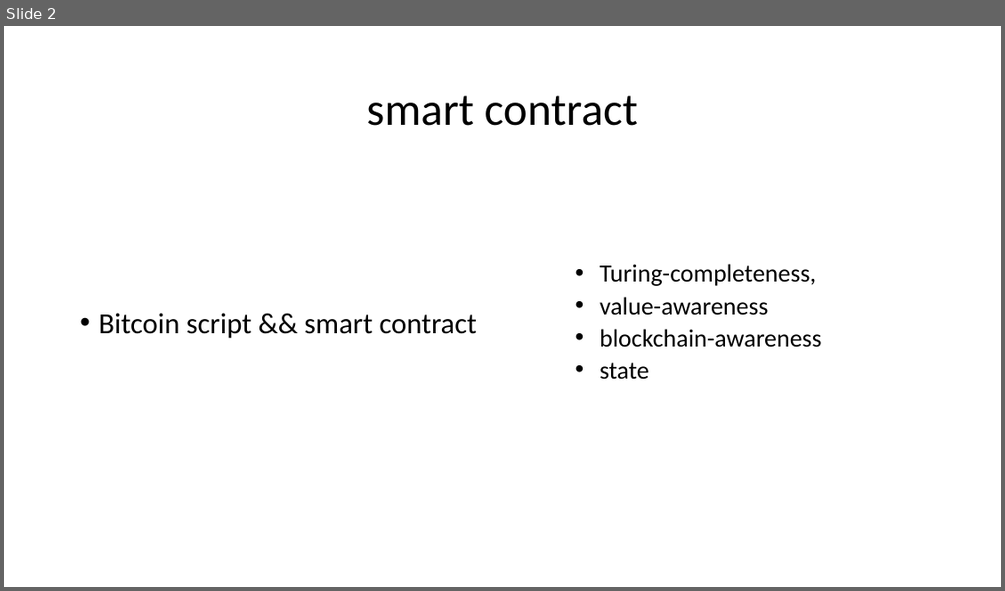
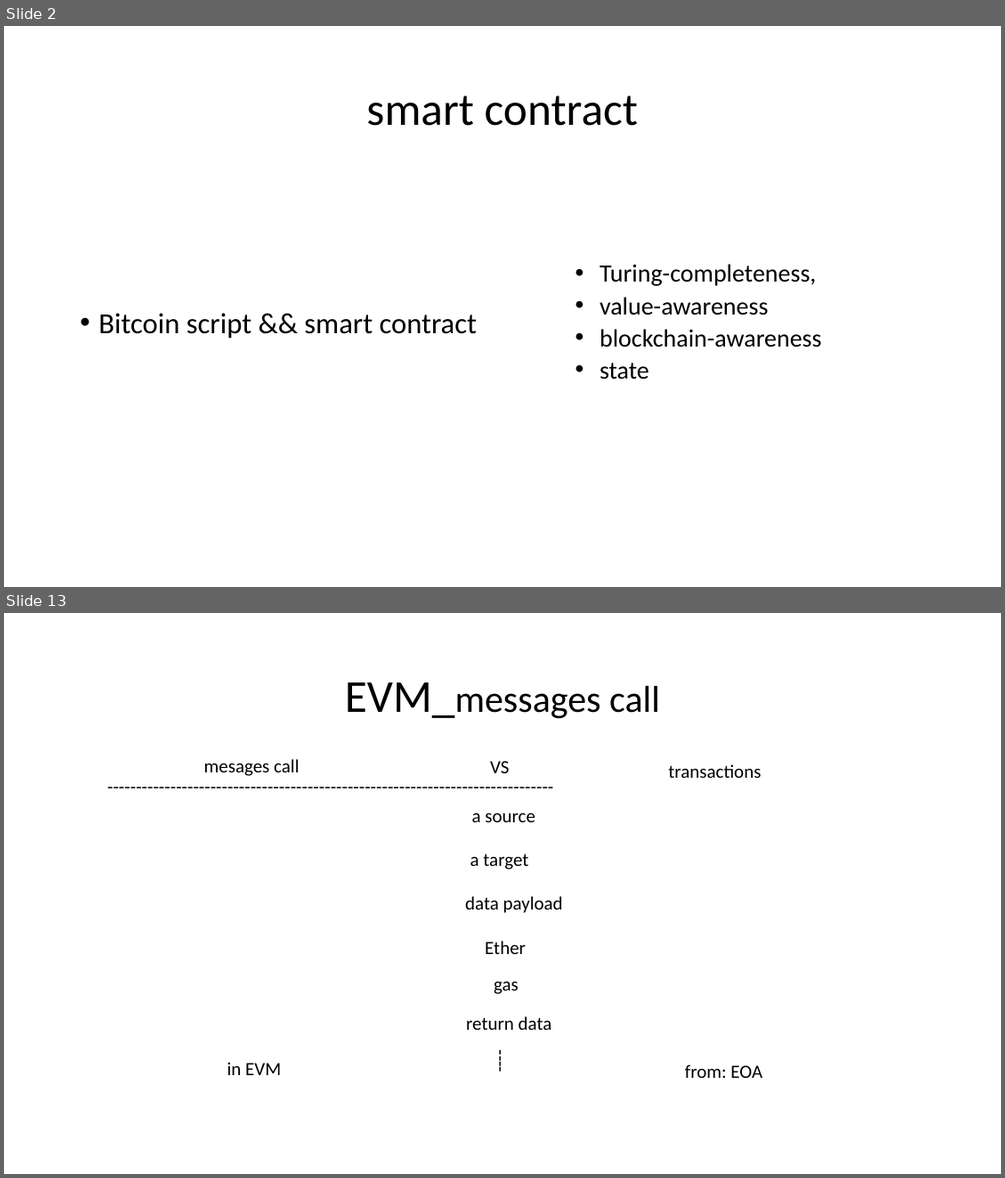
Before and after one commit to kaikai1024/ethereum-me, a slide deck: contract_me.pptx. Shown one above the other, each under a label of ours: slide 2 before the commit, slides 2 and 13 after it; the slides between them are not shown. The pictures are 1005x591 and 1005x1178 pixels, drawn with LibreOffice and Linux fonts; fonts in the diff are those of the drawing. Boxes give left, top, right and bottom in pixels: in the first picture for what was removed or moved away, otherwise in the second. Text is boxed around its words. In the diff, an @@ line names an element or a change of style, - is before the commit and + after.

```diff
--- a/contract_me.pptx
+++ b/contract_me.pptx
@@ slide 13 added at <box>4,613,1001,1174</box>, background #FFFFFF @@
@@ title added at <box>345,682,660,719</box>, 36 pt, text #000000 @@
+EVM_messages call
@@ text added at <box>100,771,947,802</box>, 18 pt, text #000000 @@
+------------------------------------------------------------------------------
@@ text added at <box>204,759,299,776</box>, 18 pt, text #000000 @@
+mesages call
@@ text added at <box>490,761,509,773</box>, 18 pt, text #000000 @@
+VS
@@ text added at <box>668,764,760,778</box>, 18 pt, text #000000 @@
+transactions
@@ text added at <box>472,812,535,822</box>, 18 pt, text #000000 @@
+a source
@@ text added at <box>470,853,528,869</box>, 18 pt, text #000000 @@
+a target
@@ text added at <box>465,896,563,913</box>, 18 pt, text #000000 @@
+data payload
@@ text added at <box>485,941,526,954</box>, 18 pt, text #000000 @@
+Ether
@@ text added at <box>494,981,518,994</box>, 18 pt, text #000000 @@
+gas
@@ text added at <box>466,1016,552,1030</box>, 18 pt, text #000000 @@
+return data
@@ text added at <box>227,1062,281,1075</box>, 18 pt, text #000000 @@
+in EVM
@@ text added at <box>479,1042,517,1099</box>, 18 pt, text #000000 @@
+----
@@ text added at <box>685,1064,762,1078</box>, 18 pt, text #000000 @@
+from: EOA
```
Also in this commit, not shown: 2 slides changed, 17 other slides added, 4 other files.
